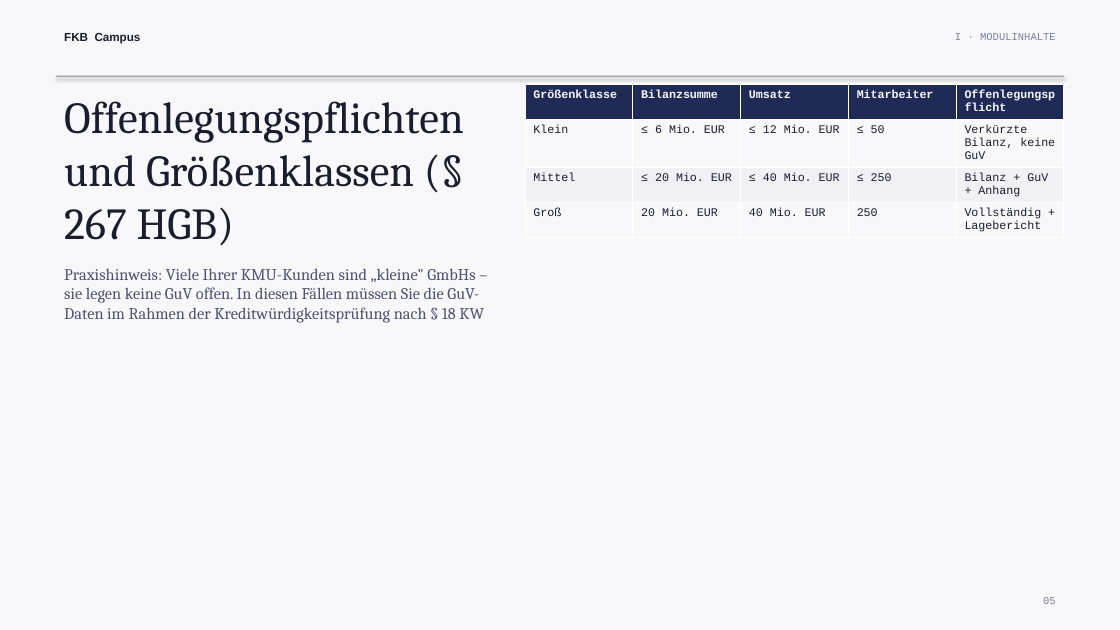
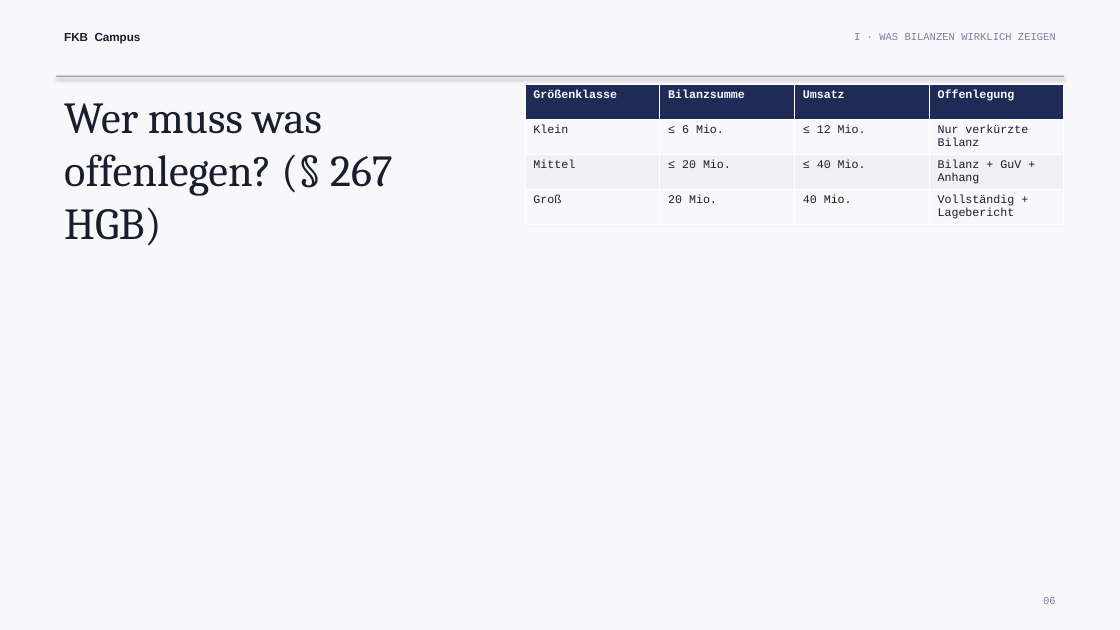
Before and after one commit to ck5rqc47pr-byte/firmenkundenakademie-online, a slide deck: slide 6 of public/downloads/praesentation/M01.pptx (slide 5 before the commit). Drawn at 1120x630 pixels with LibreOffice and Linux fonts; fonts in the diff are those of the drawing. Boxes give left, top, right and bottom in pixels: in the first picture for what was removed or moved away, otherwise in the second. Text is boxed around its words. In the diff, an @@ line names an element or a change of style, - is before the commit and + after.

```diff
--- a/public/downloads/praesentation/M01.pptx
+++ b/public/downloads/praesentation/M01.pptx
@@ text at [854,33,1056,40]: text changed @@
-I · MODULINHALTE
+I · WAS BILANZEN WIRKLICH ZEIGEN
@@ table at [525,85,1063,225] @@
-column 2: Bilanzsumme | ≤ 6 Mio. EUR | ≤ 20 Mio. EUR | 20 Mio. EUR
-column 3: Umsatz | ≤ 12 Mio. EUR | ≤ 40 Mio. EUR | 40 Mio. EUR
-column 4: Mitarbeiter | ≤ 50 | ≤ 250 | 250
-column 5: Offenlegungspflicht | Verkürzte Bilanz, keine GuV | Bilanz + GuV + Anhang | Vollständig + Lagebericht
+column 2: Bilanzsumme | ≤ 6 Mio. | ≤ 20 Mio. | 20 Mio.
+column 3: Umsatz | ≤ 12 Mio. | ≤ 40 Mio. | 40 Mio.
+column 4: Offenlegung | Nur verkürzte Bilanz | Bilanz + GuV + Anhang | Vollständig + Lagebericht
@@ text at [64,103,393,245]: text changed @@
-Offenlegungspflichten und Größenklassen (§ 267 HGB)
+Wer muss was offenlegen? (§ 267 HGB)
@@ text removed at [64,268,484,323] @@
-Praxishinweis: Viele Ihrer KMU-Kunden sind „kleine" GmbHs – sie legen keine GuV offen. In diesen Fällen müssen Sie die GuV-Daten im Rahmen der Kreditwürdigkeitsprüfung nach § 18 KW
```
Also in this commit, not shown: 5 other slides changed, 9 slides added, 6 slides removed, 2 other files.
